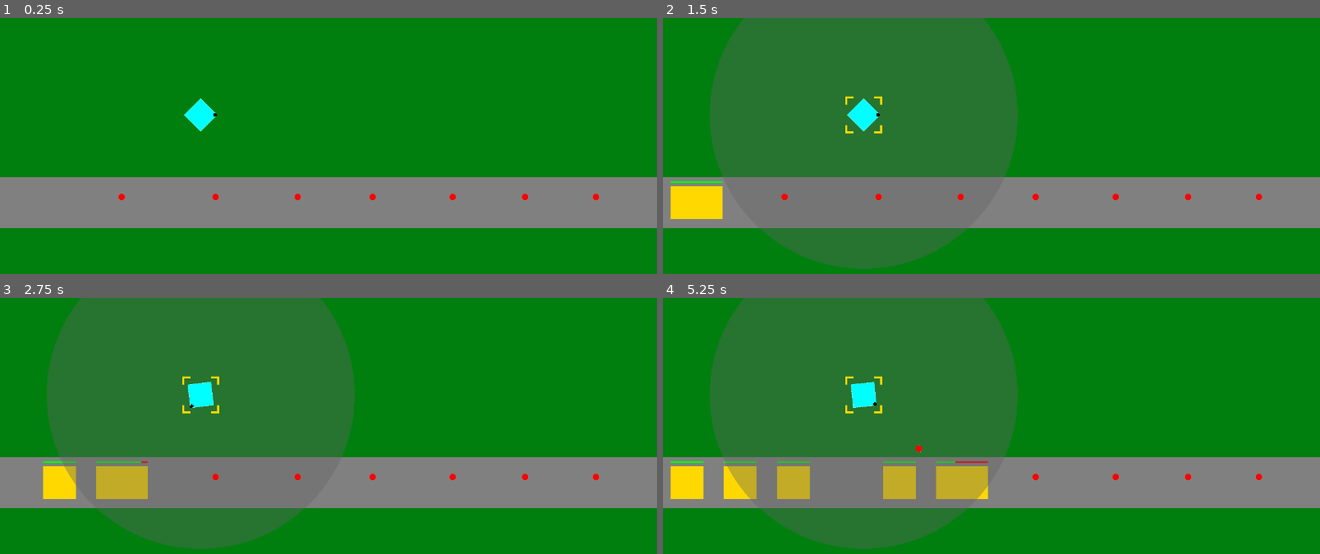
Above: before the commit, frames 1-4 (two rows, left to right).
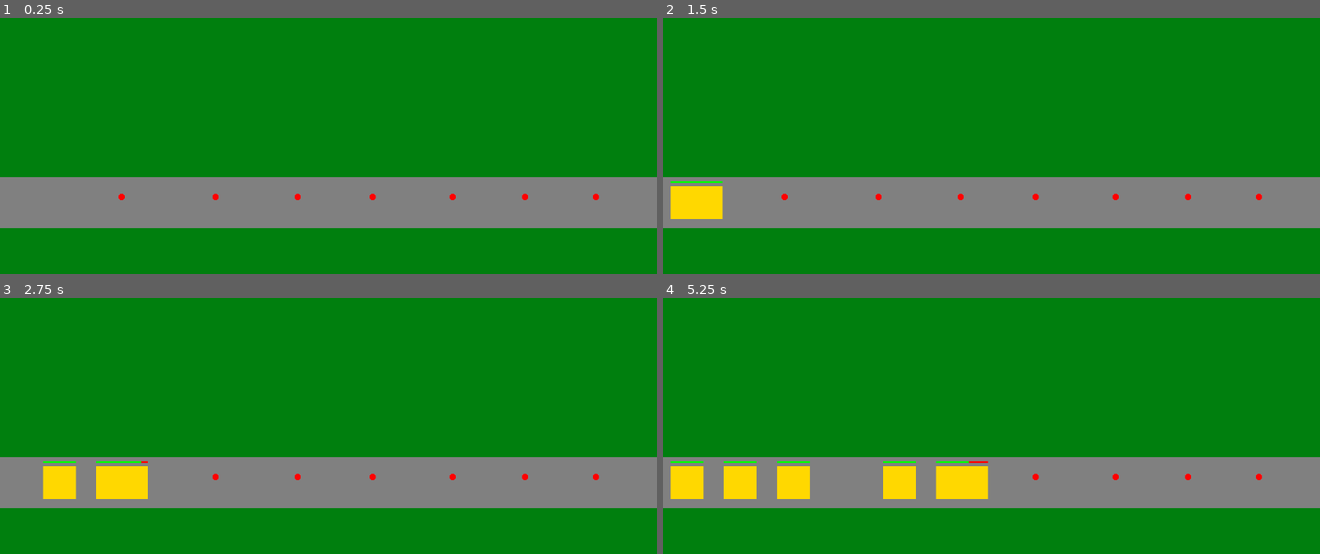
Above: after the commit, the same moments.

Repository: phrasmotica/godot-tower-defence
Game: Godot game, scene res://scenes/game.tscn
Two runs of this game, one before a commit and one after it. Both use one fixed random seed, a clock stepped at 60 frames per second and the inputs below.
Inputs (mouse positions are in pixels of both pictures, inside the frame that each line leads up to):
- Up to frame 1 (0.25 s): no input
- Up to frame 2 (1.5 s): tap Enter (ui_accept) at 0.5, 0.77 s; move the mouse to (866, 115) at 0.52 s; click (866, 115) at 0.67 s; move the mouse to (860, 220) at 1.27 s; click (860, 220) at 1.42 s
- Up to frame 3 (2.75 s): tap Enter (ui_accept) at 1.52 s; move the mouse to (394, 400) at 2.02 s; click (394, 400) at 2.17 s
- Up to frame 4 (5.25 s): move the mouse to (outside the picture) at 2.77 s; click (outside the picture) at 2.92 s; tap Enter (ui_accept) at 3.02, 3.77, 4.52 s; move the mouse to (1188, 538) at 3.52 s; click (1188, 538) at 3.67 s; move the mouse to (794, 426) at 4.27 s; click (794, 426) at 4.42 s; move the mouse to (1024, 482) at 5.02 s; click (1024, 482) at 5.17 s

The runs differ from the first frame. In frame 1, 0.3% of the frame differs, in the area x 28-34%, y 31-45%; in frame 2, 31%; in frame 3, 32%; in frame 4, 34%, in the area x 7-54%, y 0-99%.

Commit message:
Remove default tower from game scene

Diff:
--- a/scenes/game.tscn
+++ b/scenes/game.tscn
@@ -6,6 +6,7 @@
 [ext_resource type="Script" path="res://scripts/path.gd" id="3_c8cdx"]
 [ext_resource type="PackedScene" uid="uid://dkbrkn8ajicyx" path="res://scenes/bullet.tscn" id="3_dmqji"]
 [ext_resource type="PackedScene" uid="uid://bm6ytyxvbceh0" path="res://scenes/gun_tower.tscn" id="5_3wfyb"]
+[ext_resource type="Script" path="res://scripts/tower_manager.gd" id="5_rtba5"]
 
 [sub_resource type="RectangleShape2D" id="RectangleShape2D_158o4"]
 size = Vector2(1280, 100)
@@ -47,9 +48,8 @@
 enemy_scene = ExtResource("2_s70yg")
 
 [node name="Towers" type="Node2D" parent="."]
-
-[node name="GunTower" parent="Towers" instance=ExtResource("5_3wfyb")]
-position = Vector2(391, 189)
+script = ExtResource("5_rtba5")
+tower_1 = ExtResource("5_3wfyb")
 
 [node name="Foreground" type="Node2D" parent="."]
 
Not shown: 1 places in scenes/game.tscn that only renumber resources
